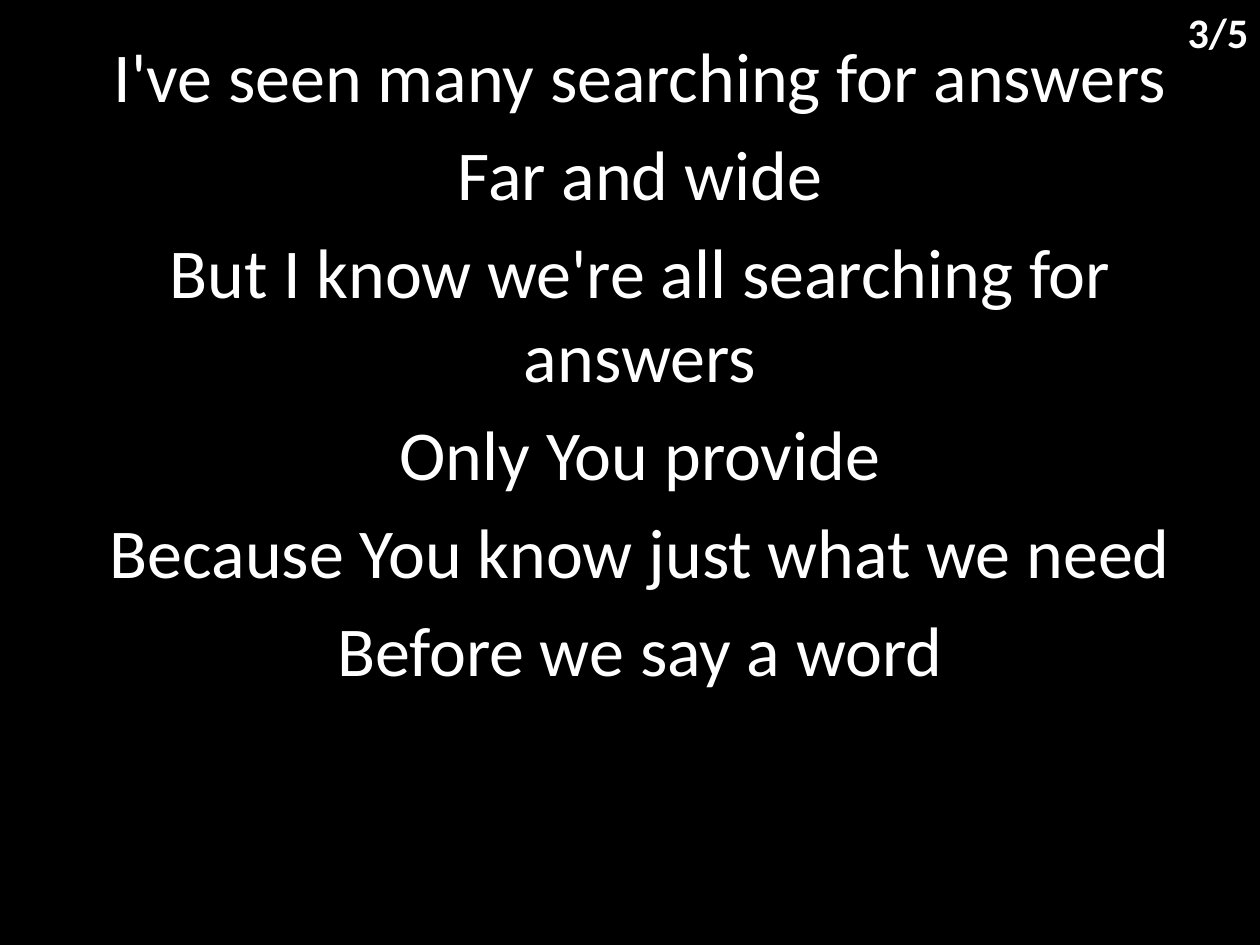
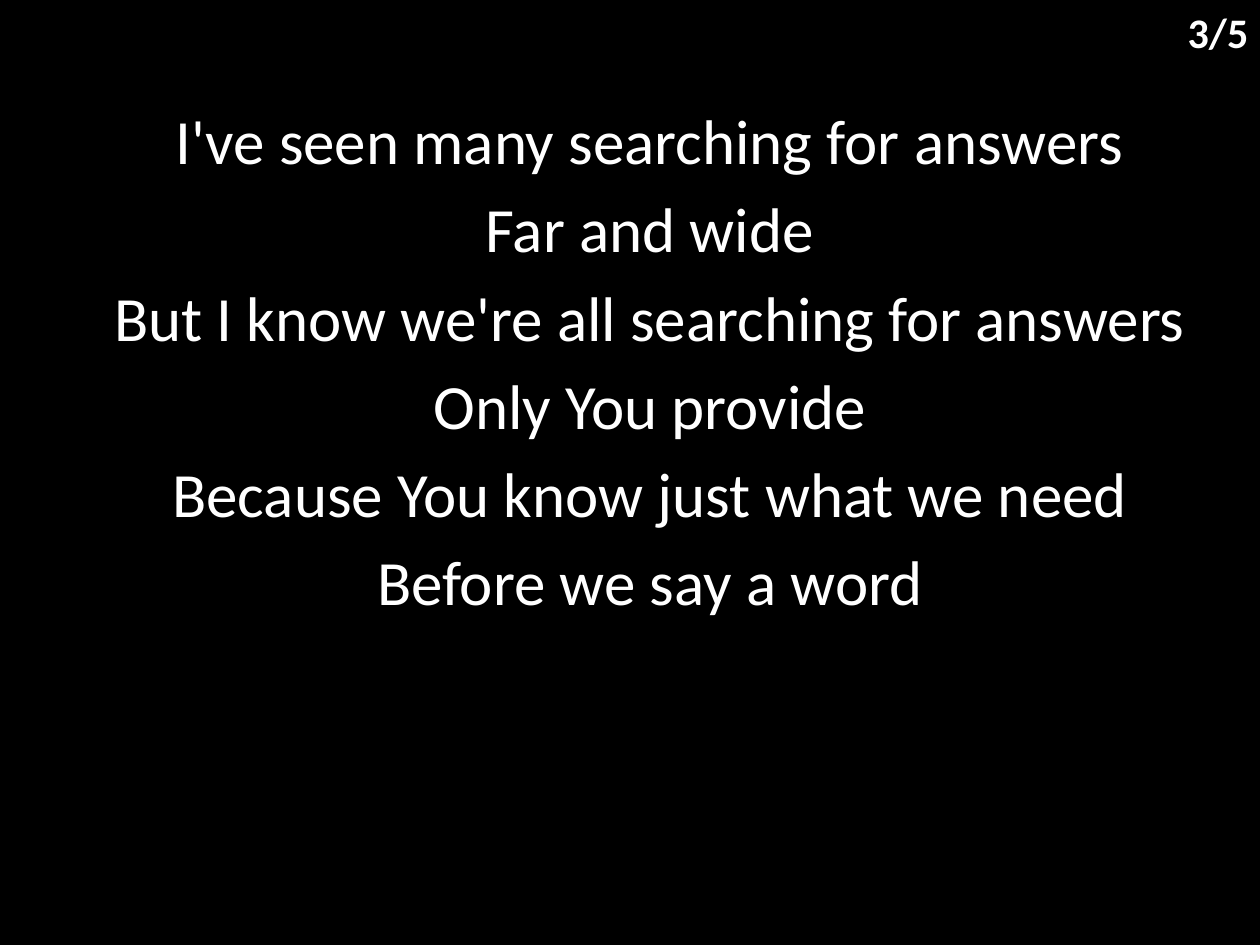
Before and after one commit to hoo-are-ya/worship, a slide deck: slide 4 of docs/songs/good good father.pptx. Drawn at 1260x945 pixels with LibreOffice and Linux fonts; fonts in the diff are those of the drawing. Boxes give left, top, right and bottom in pixels: in the first picture for what was removed or moved away, otherwise in the second. Text is boxed around its words. In the diff, an @@ line names an element or a change of style, - is before the commit and + after.

```diff
--- a/docs/songs/good good father.pptx
+++ b/docs/songs/good good father.pptx
@@ subtitle "I've seen many searching for ...": place and size @@
-subtitle "I've seen many searching for ..." at (110,53,1170,688)
+subtitle "I've seen many searching for ..." at (114,120,1185,615)
@@ subtitle "I've seen many searching for ..." at (114,120,1185,615): size 40 to 36 pt @@
```
Also in this commit, not shown: 4 other slides changed, 2 other files.
